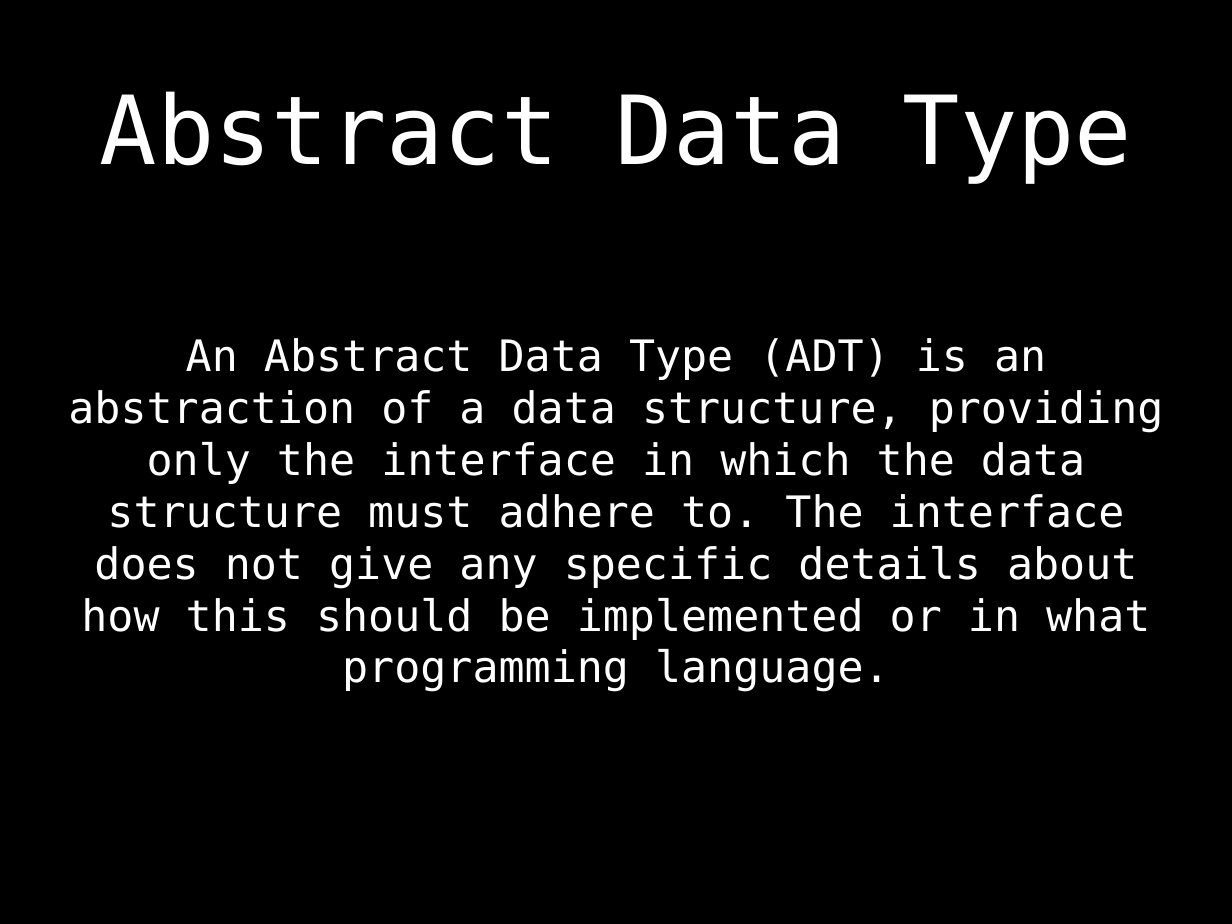
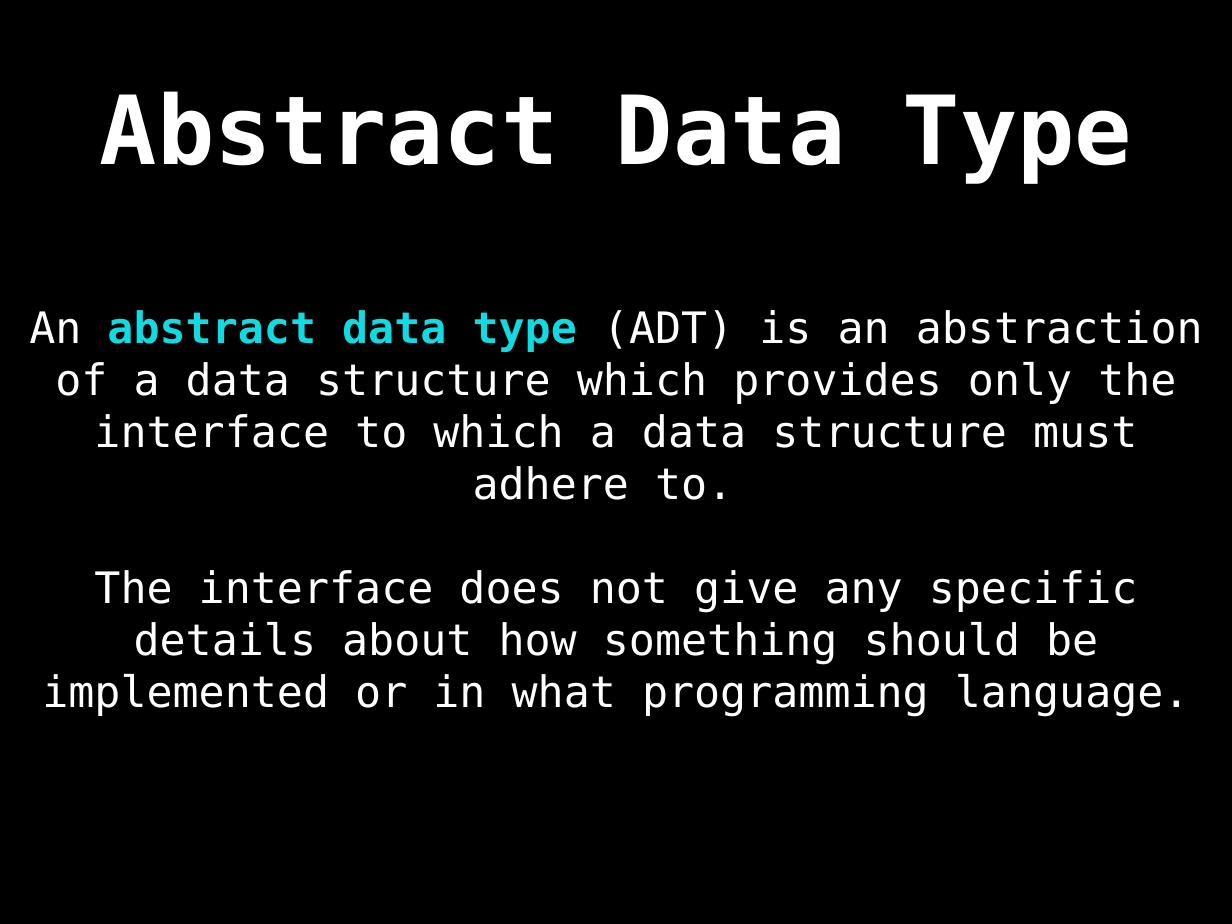
Before and after one commit to williamfiset/DEPRECATED-data-structures, a slide deck: slide 5 of Introduction/ds_intro_slides.pptx (slide 7 before the commit). Drawn at 1232x924 pixels with LibreOffice and Linux fonts; fonts in the diff are those of the drawing. Boxes give left, top, right and bottom in pixels: in the first picture for what was removed or moved away, otherwise in the second. Text is boxed around its words. In the diff, an @@ line names an element or a change of style, - is before the commit and + after.

```diff
--- a/Introduction/ds_intro_slides.pptx
+++ b/Introduction/ds_intro_slides.pptx
@@ title "Abstract Data Type" at (100,91,1132,184): bold on @@
@@ text at (29,310,1203,717): text changed @@
-An Abstract Data Type (ADT) is an abstraction of a data structure, providing only the interface in which the data structure must adhere to. The interface does not give any specific details about how this should be implemented or in what programming language.
+An abstract data type (ADT) is an abstraction of a data structure which provides only the interface to which a data structure must adhere to.
+The interface does not give any specific details about how something should be implemented or in what programming language.
```
Also in this commit, not shown: 16 other slides changed, 4 slides added, 5 slides removed, 2 other files.
